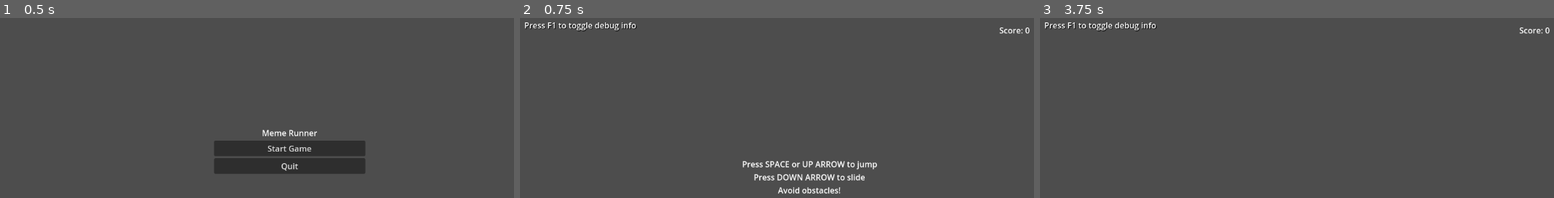
Above: before the commit, frames 1-3 (left to right).
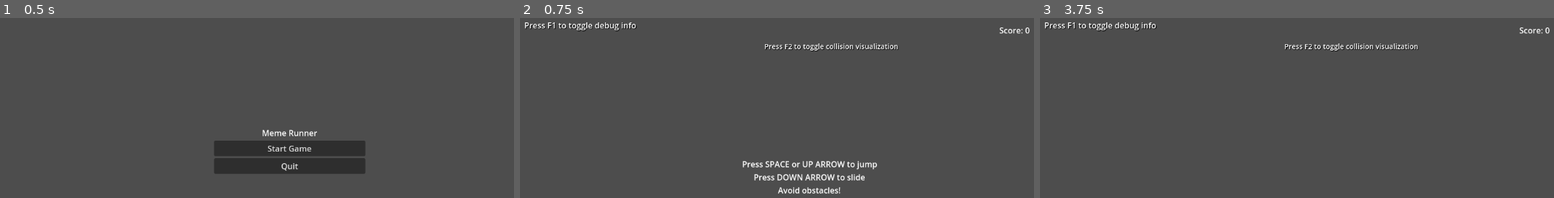
Above: after the commit, the same moments.

Repository: DeweyHur/meme_runner
Game: Godot game, scene res://scenes/MainMenu.tscn
The game is run twice, just before and just after one commit, with the same random seed, the same clock (stepped at 60 frames per second) and the same inputs.
Inputs:
- Up to frame 1 (0.5 s): no input
- Up to frame 2 (0.75 s): click "Start Game" at 0.5 s
- Up to frame 3 (3.75 s): tap Space (jump) at 1.25, 1.52, 2, 2.27, 2.75, 3.5 s; hold Shift (slide) 1.28-2.03 s; hold Up (ui_up) 1.28-2.78 s; tap Shift (slide) at 2.1, 3.6 s; hold Down (ui_down) 2.78-3.53 s; hold Shift (slide) 2.78-3.53 s; hold Up (ui_up) from 3.53 s (still down)

Frame 1 is identical in both runs. In frame 2, 0.5% of the frame differs, in the area x 47-74%, y 14-19%; in frame 3, 0.5%.

Commit message:
Add collision box and normal visualization for debugging

Diff:
--- a/scenes/Game.tscn
+++ b/scenes/Game.tscn
@@ -4,6 +4,7 @@
 [ext_resource type="Script" uid="uid://dg5avii0ujofr" path="res://scripts/Game.gd" id="2_0x0x0"]
 [ext_resource type="Script" path="res://scripts/ProceduralGround.gd" id="3_0x0x0"]
 [ext_resource type="Script" path="res://scripts/DebugOverlay.gd" id="4_0x0x0"]
+[ext_resource type="Script" path="res://scripts/CollisionVisualizer.gd" id="5_0x0x0"]
 
 [sub_resource type="RectangleShape2D" id="RectangleShape2D_1"]
 size = Vector2(2000, 50)
@@ -55,3 +56,6 @@
 
 [node name="DebugOverlay" type="CanvasLayer" parent="."]
 script = ExtResource("4_0x0x0")
+
+[node name="CollisionVisualizer" type="Node2D" parent="."]
+script = ExtResource("5_0x0x0")
--- /dev/null
+++ b/scripts/CollisionVisualizer.gd
@@ -0,0 +1,198 @@
+extends Node2D
+
+@onready var player = get_parent().get_node("Player")
+@onready var procedural_ground = get_parent().get_node("ProceduralGround")
+
+var collision_lines: Array[Line2D] = []
+var normal_lines: Array[Line2D] = []
+var player_collision_line: Line2D
+var player_normal_line: Line2D
+var debug_visible = true
+
+func _ready():
+	# Create player collision visualization
+	player_collision_line = Line2D.new()
+	player_collision_line.width = 2.0
+	player_collision_line.default_color = Color.RED
+	player_collision_line.z_index = 100
+	add_child(player_collision_line)
+
+	# Create player normal visualization
+	player_normal_line = Line2D.new()
+	player_normal_line.width = 3.0
+	player_normal_line.default_color = Color.YELLOW
+	player_normal_line.z_index = 101
+	add_child(player_normal_line)
+
+	# Create toggle instruction
+	var toggle_label = Label.new()
+	toggle_label.name = "CollisionToggleLabel"
+	toggle_label.text = "Press F2 to toggle collision visualization"
+	toggle_label.add_theme_font_size_override("font_size", 14)
+	toggle_label.add_theme_color_override("font_color", Color.WHITE)
+	toggle_label.add_theme_color_override("font_shadow_color", Color.BLACK)
+	toggle_label.add_theme_constant_override("shadow_offset_x", 1)
+	toggle_label.add_theme_constant_override("shadow_offset_y", 1)
+	toggle_label.position = Vector2(10, 30)
+	add_child(toggle_label)
+
+func _process(delta):
+	if not player:
+		return
+
+	# Handle F2 toggle
+	if Input.is_action_just_pressed("ui_focus_prev"):  # F2 key
+		debug_visible = !debug_visible
+		player_collision_line.visible = debug_visible
+		player_normal_line.visible = debug_visible
+		for line in collision_lines:
+			line.visible = debug_visible
+		for line in normal_lines:
+			line.visible = debug_visible
+
+	if debug_visible:
+		update_player_collision_visualization()
+		update_ground_collision_visualization()
+
+func update_player_collision_visualization():
+	if not player:
+		return
+
+	# Get player collision shape
+	var collision_shape = null
+	for child in player.get_children():
+		if child is CollisionShape2D:
+			collision_shape = child
+			break
+
+	if collision_shape and collision_shape.shape:
+		# Draw player collision box
+		var points = []
+		if collision_shape.shape is RectangleShape2D:
+			var rect = collision_shape.shape as RectangleShape2D
+			var size = rect.size
+			var pos = player.position + collision_shape.position
+
+			# Create rectangle points
+			points = [
+				pos + Vector2(-size.x/2, -size.y/2),  # Top-left
+				pos + Vector2(size.x/2, -size.y/2),   # Top-right
+				pos + Vector2(size.x/2, size.y/2),    # Bottom-right
+				pos + Vector2(-size.x/2, size.y/2),   # Bottom-left
+				pos + Vector2(-size.x/2, -size.y/2)   # Back to start
+			]
+
+		player_collision_line.points = points
+
+		# Draw floor normal if on floor
+		if player.is_on_floor():
+			var floor_normal = player.get_floor_normal()
+			var normal_start = player.position
+			var normal_end = normal_start + floor_normal * 50.0  # 50 pixel normal line
+
+			player_normal_line.points = [normal_start, normal_end]
+			player_normal_line.visible = true
+
+			# Add arrowhead to normal
+			var arrow_points = create_arrowhead(normal_start, normal_end, 10.0)
+			player_normal_line.points.append_array(arrow_points)
+		else:
+			player_normal_line.visible = false
+
+func update_ground_collision_visualization():
+	if not procedural_ground:
+		return
+
+	# Clear old ground collision lines
+	for line in collision_lines:
+		line.queue_free()
+	collision_lines.clear()
+
+	for line in normal_lines:
+		line.queue_free()
+	normal_lines.clear()
+
+	# Draw collision boxes for visible ground segments
+	var camera = get_parent().get_node("Camera2D")
+	if not camera:
+		return
+
+	var viewport_size = get_viewport().get_visible_rect().size
+	var camera_left = camera.position.x - viewport_size.x/2
+	var camera_right = camera.position.x + viewport_size.x/2
+
+	for segment in procedural_ground.segments:
+		# Only draw segments that are visible
+		var segment_start = segment.position.x
+		var segment_end = segment_start + procedural_ground.segment_width * procedural_ground.max_segment_length
+
+		if segment_end < camera_left or segment_start > camera_right:
+			continue
+
+		# Draw collision boxes for each ground piece in the segment
+		for i in range(segment.get_child_count()):
+			var piece = segment.get_child(i)
+			if piece is StaticBody2D:
+				draw_ground_piece_collision(piece, segment.position)
+
+func draw_ground_piece_collision(piece: StaticBody2D, segment_position: Vector2):
+	# Find collision shape
+	var collision_shape = null
+	for child in piece.get_children():
+		if child is CollisionShape2D:
+			collision_shape = child
+			break
+
+	if collision_shape and collision_shape.shape:
+		# Create collision line
+		var collision_line = Line2D.new()
+		collision_line.width = 1.0
+		collision_line.default_color = Color.GREEN
+		collision_line.z_index = 50
+		add_child(collision_line)
+		collision_lines.append(collision_line)
+
+		# Draw collision box
+		var points = []
+		if collision_shape.shape is RectangleShape2D:
+			var rect = collision_shape.shape as RectangleShape2D
+			var size = rect.size
+			var pos = segment_position + piece.position + collision_shape.position
+
+			# Create rectangle points
+			points = [
+				pos + Vector2(-size.x/2, -size.y/2),  # Top-left
+				pos + Vector2(size.x/2, -size.y/2),   # Top-right
+				pos + Vector2(size.x/2, size.y/2),    # Bottom-right
+				pos + Vector2(-size.x/2, size.y/2),   # Bottom-left
+				pos + Vector2(-size.x/2, -size.y/2)   # Back to start
+			]
+
+			collision_line.points = points
+
+			# Draw normal vector (pointing upward from top surface)
+			var normal_line = Line2D.new()
+			normal_line.width = 2.0
+			normal_line.default_color = Color.BLUE
+			normal_line.z_index = 51
+			add_child(normal_line)
+			normal_lines.append(normal_line)
+
+			var normal_start = pos + Vector2(0, -size.y/2)  # Top center of collision box
+			var normal_end = normal_start + Vector2(0, -30.0)  # 30 pixel upward normal
+
+			normal_line.points = [normal_start, normal_end]
+
+			# Add arrowhead to normal
+			var arrow_points = create_arrowhead(normal_start, normal_end, 8.0)
+			normal_line.points.append_array(arrow_points)
+
+func create_arrowhead(start: Vector2, end: Vector2, size: float) -> Array[Vector2]:
+	var direction = (end - start).normalized()
+	var perpendicular = Vector2(-direction.y, direction.x)
+
+	var arrow_tip = end
+	var arrow_left = end - direction * size + perpendicular * size/2
+	var arrow_right = end - direction * size - perpendicular * size/2
+
+	return [arrow_left, arrow_tip, arrow_right]
